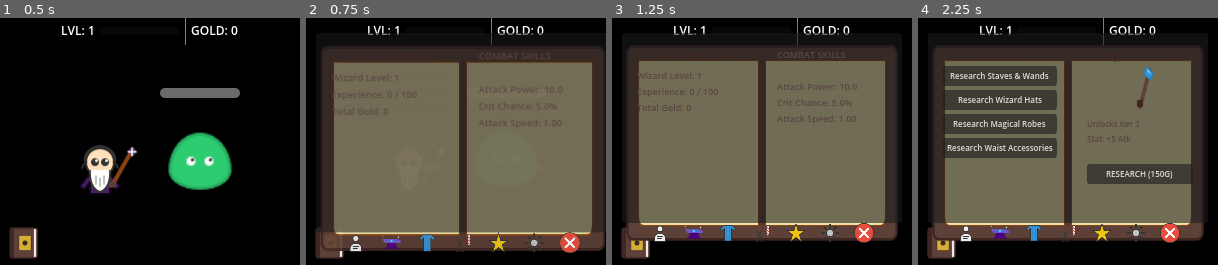
Above: before the commit, frames 1-4 (left to right).
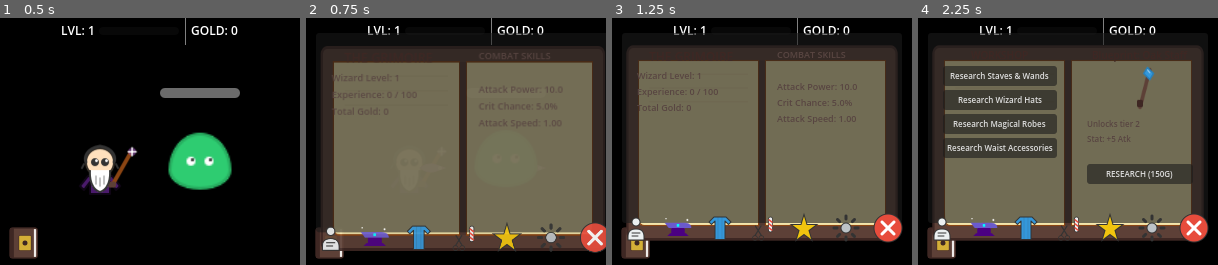
Above: after the commit, the same moments.

Repository: dgcarlucci/cast-lock
Game: Godot game, scene res://scenes/Main.tscn
Same seed, same stepped clock (60 frames per second), same inputs: the game is played once before the commit and once after it.
Inputs (mouse positions are in pixels of both pictures, inside the frame that each line leads up to; where the layout moved, square brackets give the same spot in the first picture):
- Up to frame 1 (0.5 s): no input
- Up to frame 2 (0.75 s): click (330, 242) at 0.5 s
- Up to frame 3 (1.25 s): no input
- Up to frame 4 (2.25 s): click (942, 227) [966, 232] at 1.25 s; click (984, 227) [999, 232] at 2 s

Frame 1 is identical in both runs. In frame 2, 4.0% of the frame differs, in the area x 5-100%, y 82-96%; in frame 3, 3.9%; in frame 4, 3.9%.

Commit message:
style: increase Grimoire footer icon size for better legibility

Diff:
--- a/scenes/UI_Overlay.tscn
+++ b/scenes/UI_Overlay.tscn
@@ -471,57 +471,57 @@
 anchors_preset = 12
 anchor_top = 1.0
 anchor_right = 1.0
-offset_top = -35.0
+offset_top = -45.0
 offset_bottom = -5.0
 grow_horizontal = 2
 grow_vertical = 0
-theme_override_constants/separation = 12
+theme_override_constants/separation = 10
 alignment = 1
 
 [node name="StatsBtn" type="TextureButton" parent="Grimoire/Footer"]
-custom_minimum_size = Vector2(22, 22)
+custom_minimum_size = Vector2(32, 32)
 layout_mode = 2
 texture_normal = ExtResource("6_stats")
 ignore_texture_size = true
 stretch_mode = 5
 
 [node name="WorkshopBtn" type="TextureButton" parent="Grimoire/Footer"]
-custom_minimum_size = Vector2(22, 22)
+custom_minimum_size = Vector2(32, 32)
 layout_mode = 2
 texture_normal = ExtResource("4_anvil")
 ignore_texture_size = true
 stretch_mode = 5
 
 [node name="ArmoryBtn" type="TextureButton" parent="Grimoire/Footer"]
-custom_minimum_size = Vector2(22, 22)
+custom_minimum_size = Vector2(32, 32)
 layout_mode = 2
 texture_normal = ExtResource("11_armor")
 ignore_texture_size = true
 stretch_mode = 5
 
 [node name="BarberBtn" type="TextureButton" parent="Grimoire/Footer"]
-custom_minimum_size = Vector2(22, 22)
+custom_minimum_size = Vector2(32, 32)
 layout_mode = 2
 texture_normal = ExtResource("7_barber")
 ignore_texture_size = true
 stretch_mode = 5
 
 [node name="SpellBtn" type="TextureButton" parent="Grimoire/Footer"]
-custom_minimum_size = Vector2(22, 22)
+custom_minimum_size = Vector2(32, 32)
 layout_mode = 2
 texture_normal = ExtResource("10_spell")
 ignore_texture_size = true
 stretch_mode = 5
 
 [node name="LibraryBtn" type="TextureButton" parent="Grimoire/Footer"]
-custom_minimum_size = Vector2(22, 22)
+custom_minimum_size = Vector2(32, 32)
 layout_mode = 2
 texture_normal = ExtResource("8_gear")
 ignore_texture_size = true
 stretch_mode = 5
 
 [node name="CloseBtn" type="TextureButton" parent="Grimoire/Footer"]
-custom_minimum_size = Vector2(22, 22)
+custom_minimum_size = Vector2(32, 32)
 layout_mode = 2
 texture_normal = ExtResource("9_close")
 ignore_texture_size = true
